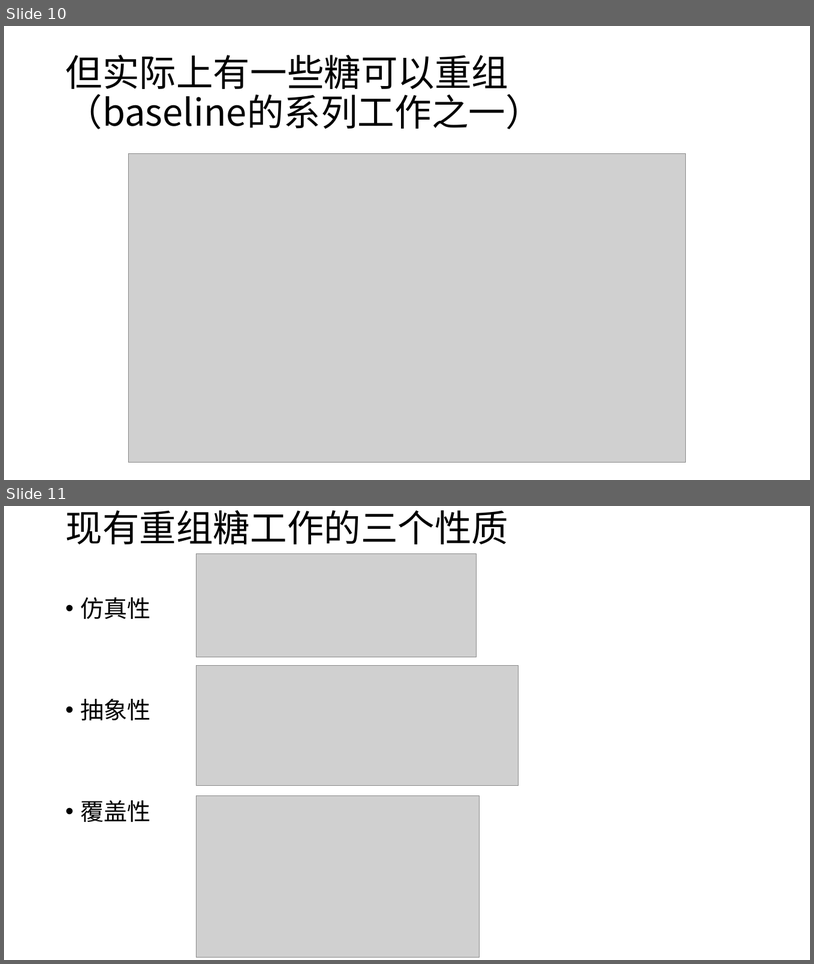
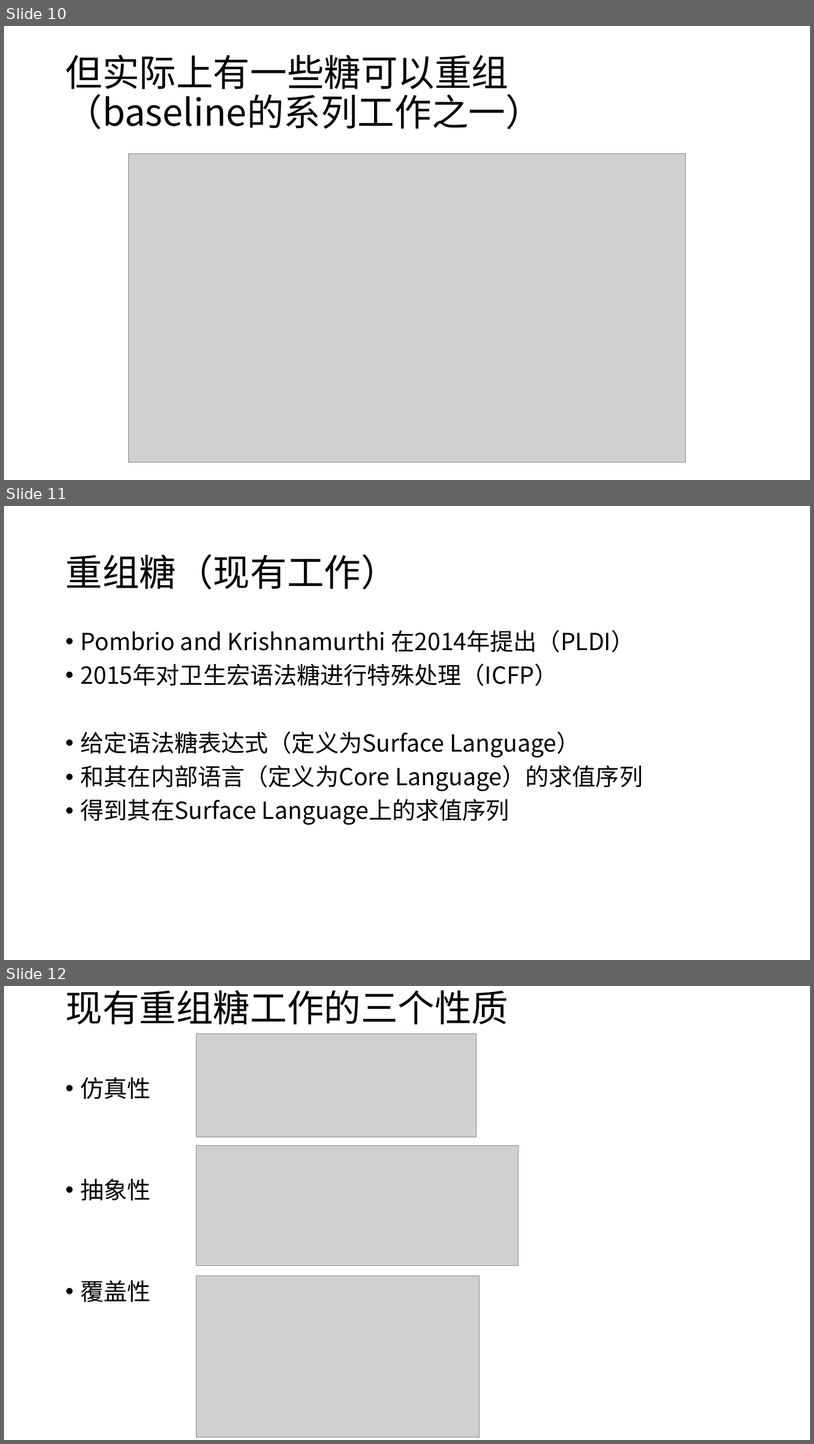
Before and after one commit to yangdinglou/Lightweight-Resugaring-using-PLT-Redex, a slide deck: PPT/毕业论文答辩.pptx. Shown one above the other, each under a label of ours: slides 10 and 11 before the commit, slides 10, 11 and 12 after it. The pictures are 814x964 and 814x1444 pixels, drawn with LibreOffice and Linux fonts; fonts in the diff are those of the drawing; grey boxes stand for pictures. Boxes give left, top, right and bottom in pixels: in the first picture for what was removed or moved away, otherwise in the second. Text is boxed around its words. In the diff, an @@ line names an element or a change of style, - is before the commit and + after.

```diff
--- a/PPT/毕业论文答辩.pptx
+++ b/PPT/毕业论文答辩.pptx
@@ slide 11 added at box(4, 506, 810, 960), background #FFFFFF @@
@@ title added at box(65, 554, 398, 589), 44 pt, text #000000 @@
+重组糖（现有工作）
@@ text added at box(81, 630, 643, 825), 28 pt, text #000000 @@
+• Pombrio and Krishnamurthi 在2014年提出（PLDI）
+• 2015年对卫生宏语法糖进行特殊处理（ICFP）
+• 给定语法糖表达式（定义为Surface Language）
+• 和其在内部语言（定义为Core Language）的求值序列
+• 得到其在Surface Language上的求值序列
@@ what was slide 11 is now slide 12 @@
```
Also in this commit, not shown: 4 slides changed, 1 other slide added, 1 slide removed, 30 other files.
